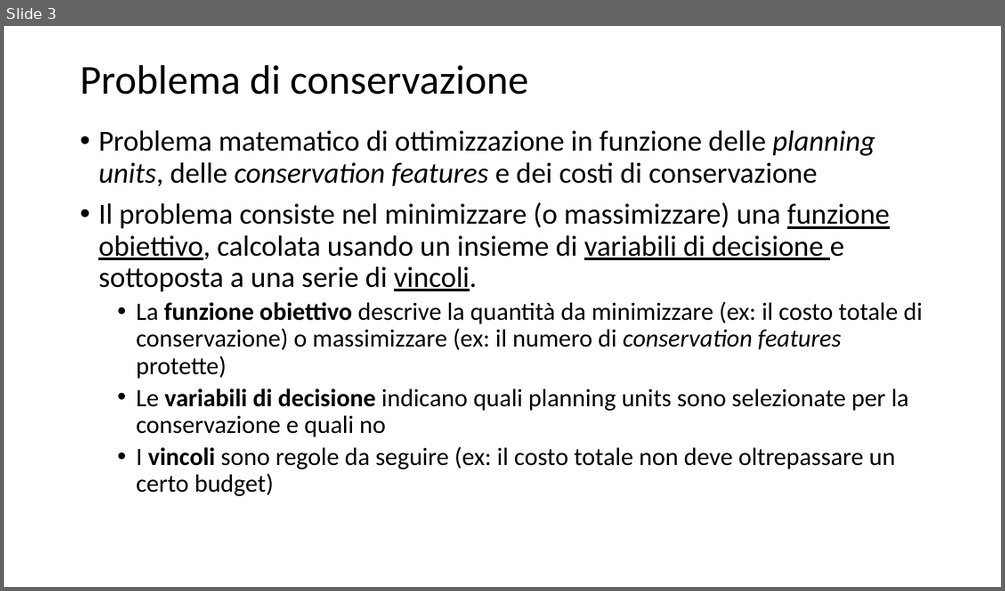
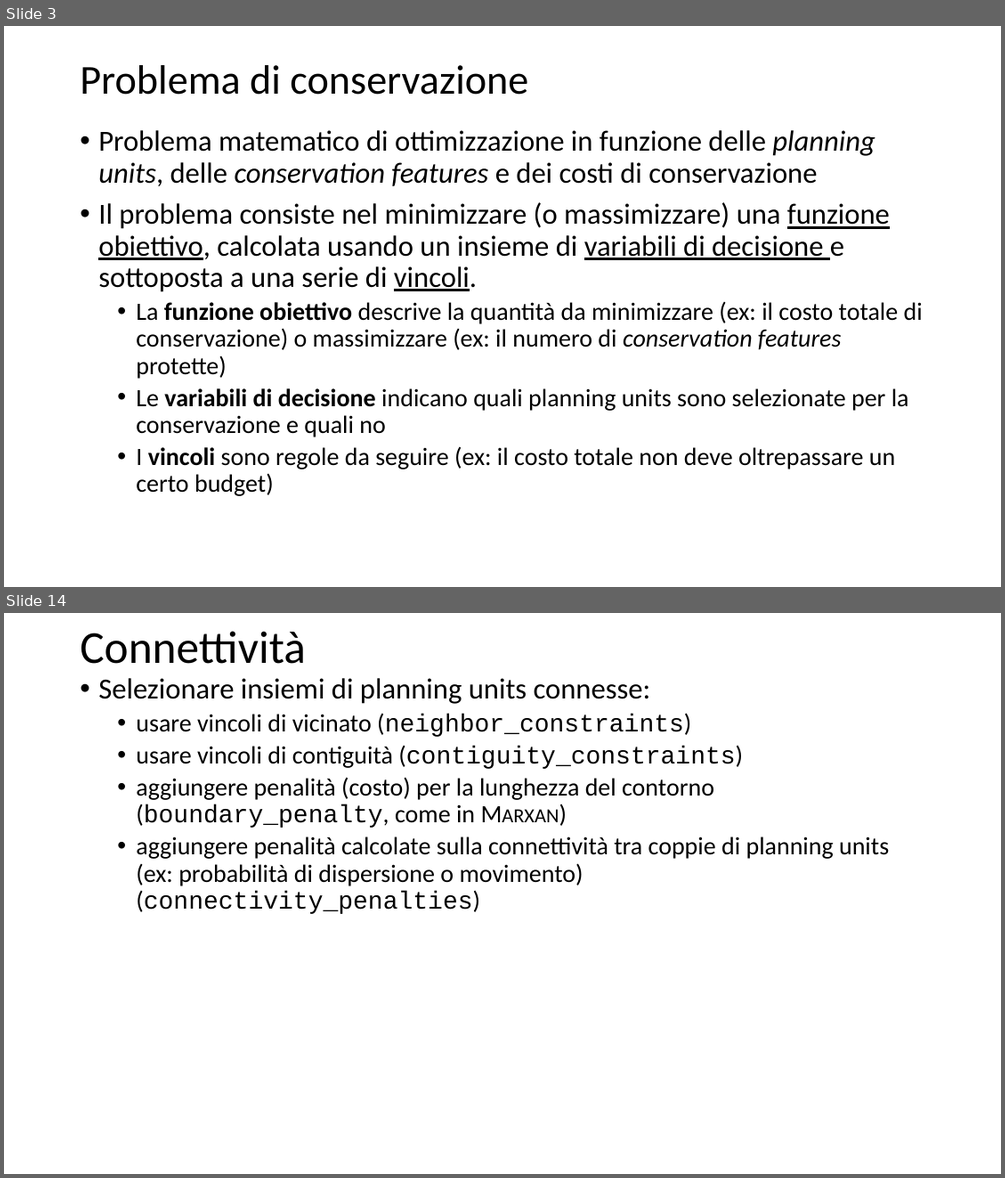
Before and after one commit to MarcoAndrello/prioritizr-spoke-2, a slide deck: Pres.pptx. Shown one above the other, each under a label of ours: slide 3 before the commit, slides 3 and 14 after it; the slides between them are not shown. The pictures are 1005x591 and 1005x1178 pixels, drawn with LibreOffice and Linux fonts; fonts in the diff are those of the drawing. Boxes give left, top, right and bottom in pixels: in the first picture for what was removed or moved away, otherwise in the second. Text is boxed around its words. In the diff, an @@ line names an element or a change of style, - is before the commit and + after.

```diff
--- a/Pres.pptx
+++ b/Pres.pptx
@@ slide 14 added at [4,613,1001,1174], background #FFFFFF @@
@@ title added at [80,631,306,664], 44 pt, text #000000 @@
+Connettività
@@ text added at [98,678,889,914], 24 pt, text #000000 @@
+• Selezionare insiemi di planning units connesse:
+  • usare vincoli di vicinato (neighbor_constraints)
+  • usare vincoli di contiguità (contiguity_constraints)
+  • aggiungere penalità (costo) per la lunghezza del contorno (boundary_penalty, come in Marxan)
+  • aggiungere penalità calcolate sulla connettività tra coppie di planning units (ex: probabilità di dispersione o movimento)(connectivity_penalties)
```
Also in this commit, not shown: 2 slides changed, 15 other slides added, 8 slides removed, 2 other files.
